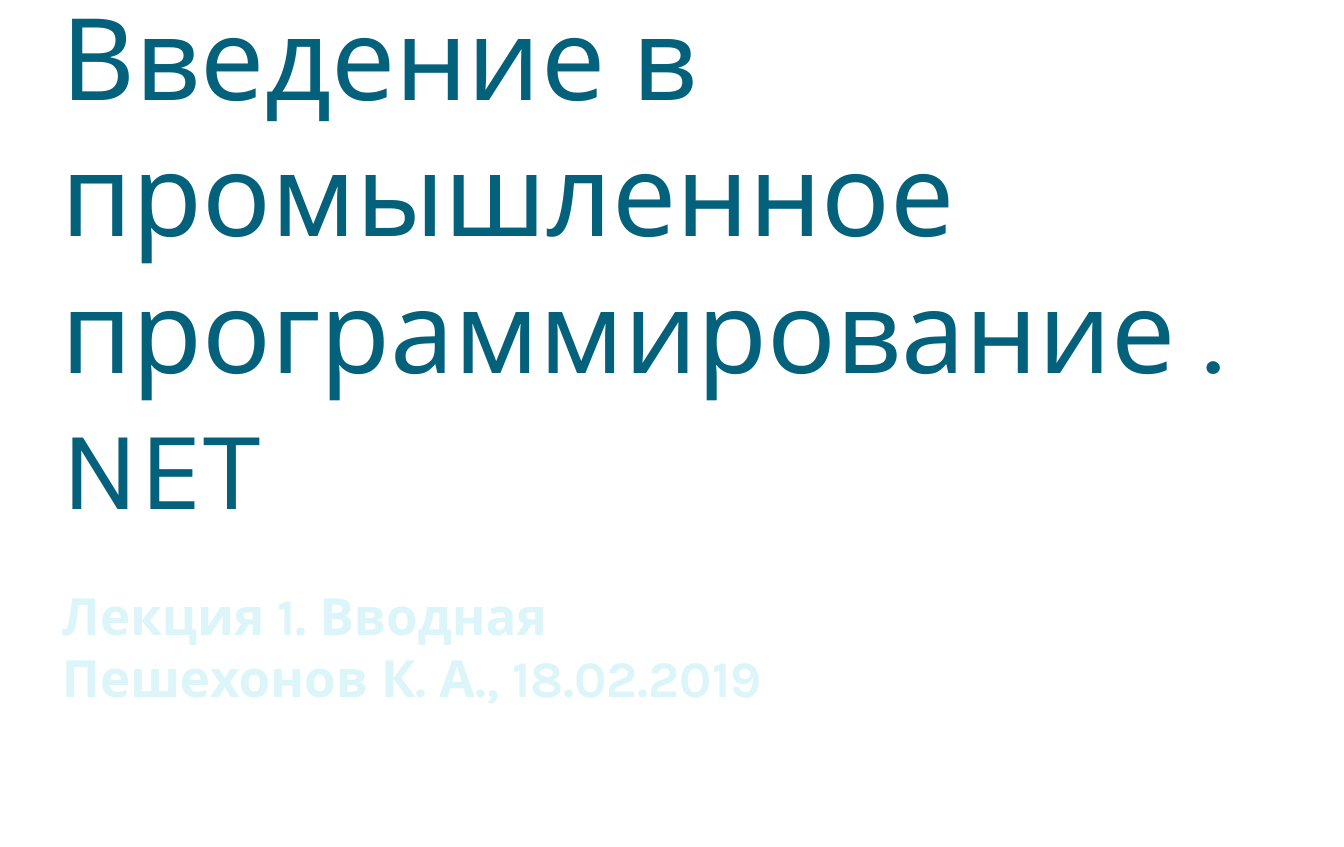
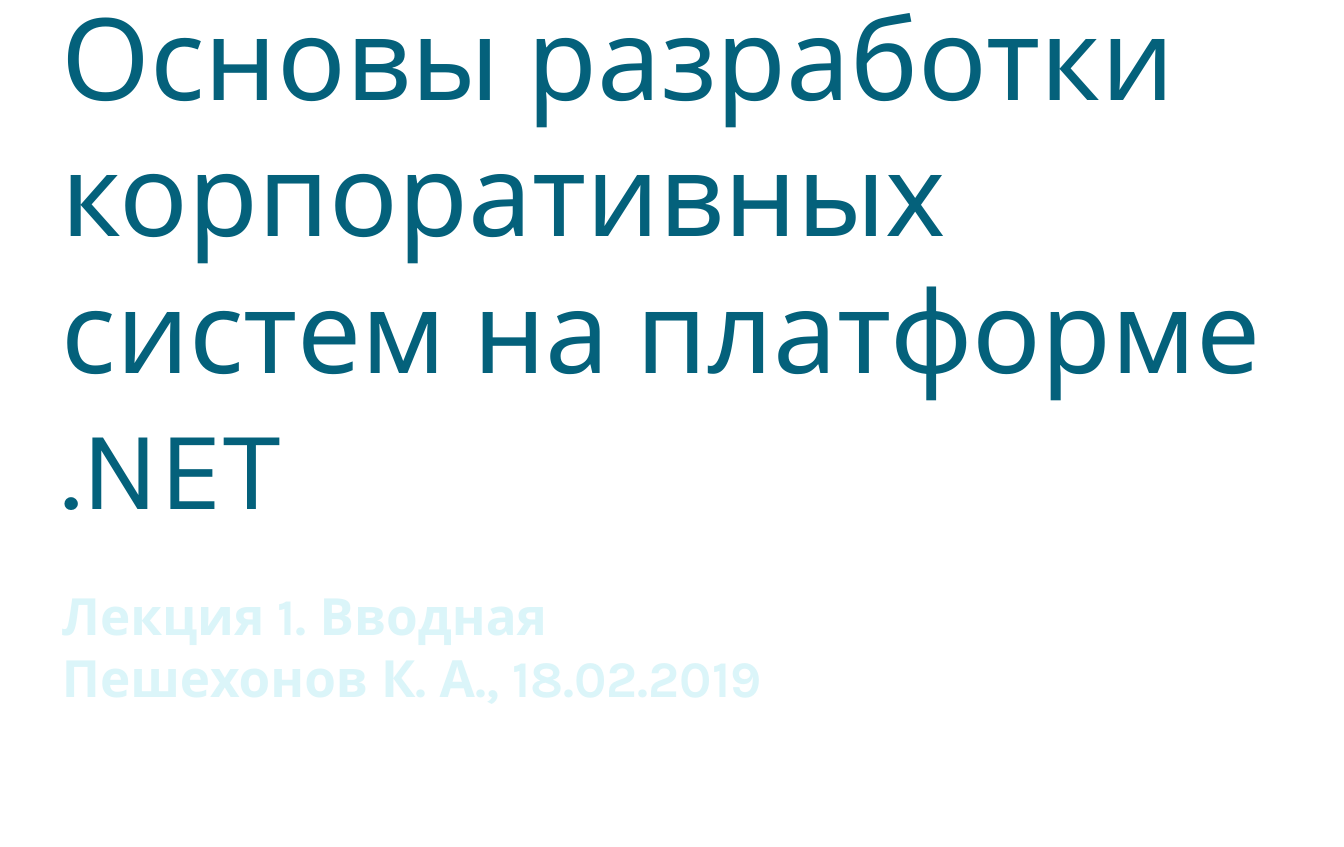
Before and after one commit to PeshekhonovK/ExampleSolution, a slide deck: slide 1 of docs/ЛЭТИ ВвПП 2019.1.pptx. Drawn at 1344x847 pixels with LibreOffice and Linux fonts; fonts in the diff are those of the drawing; background and template pictures are left out. Boxes give left, top, right and bottom in pixels: in the first picture for what was removed or moved away, otherwise in the second. Text is boxed around its words. In the diff, an @@ line names an element or a change of style, - is before the commit and + after.

```diff
--- a/docs/ЛЭТИ ВвПП 2019.1.pptx
+++ b/docs/ЛЭТИ ВвПП 2019.1.pptx
@@ text at bbox=[61, 13, 1260, 510]: text changed @@
-Введение в промышленное программирование .NET
+Основы разработки корпоративных систем на платформе .NET
```
Also in this commit, not shown: 10 other slides changed, 1 other file.
